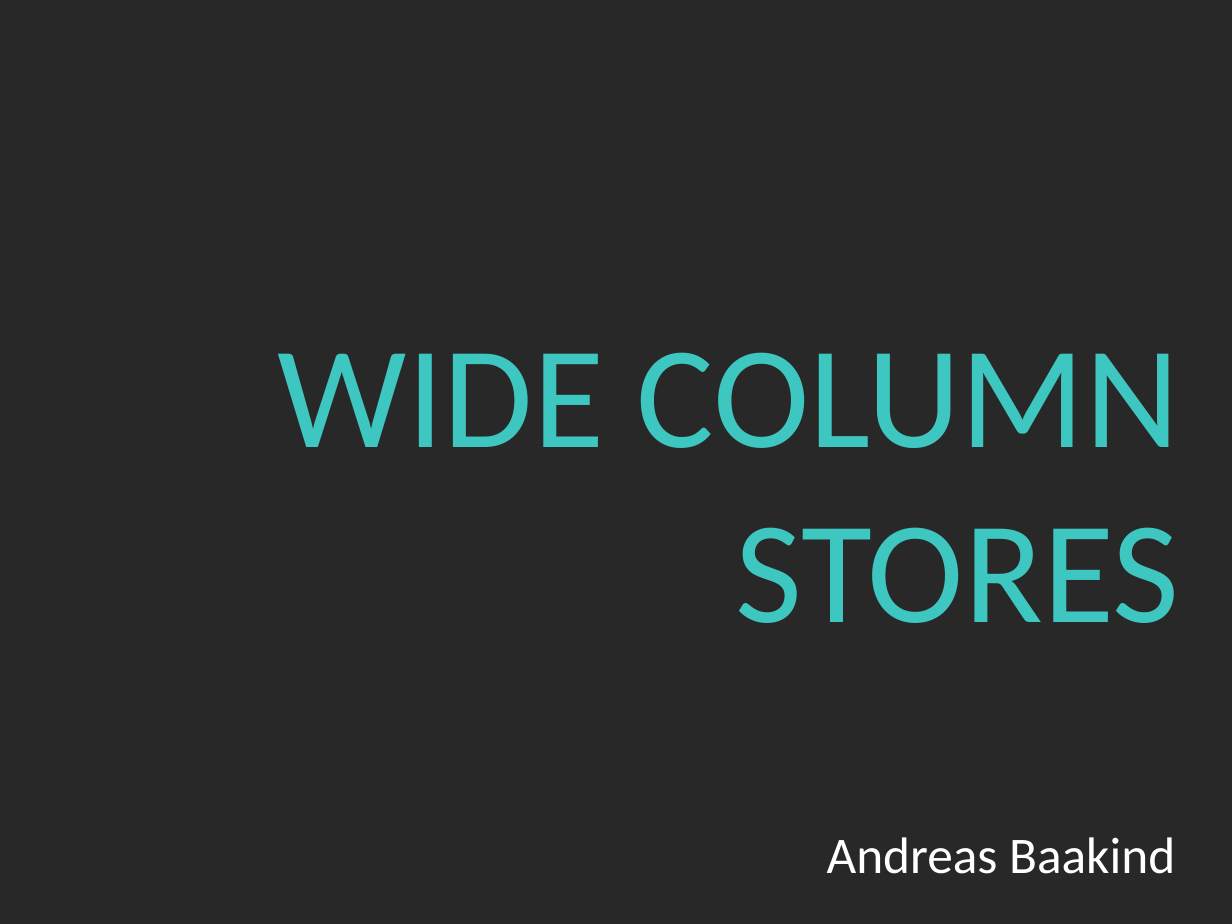
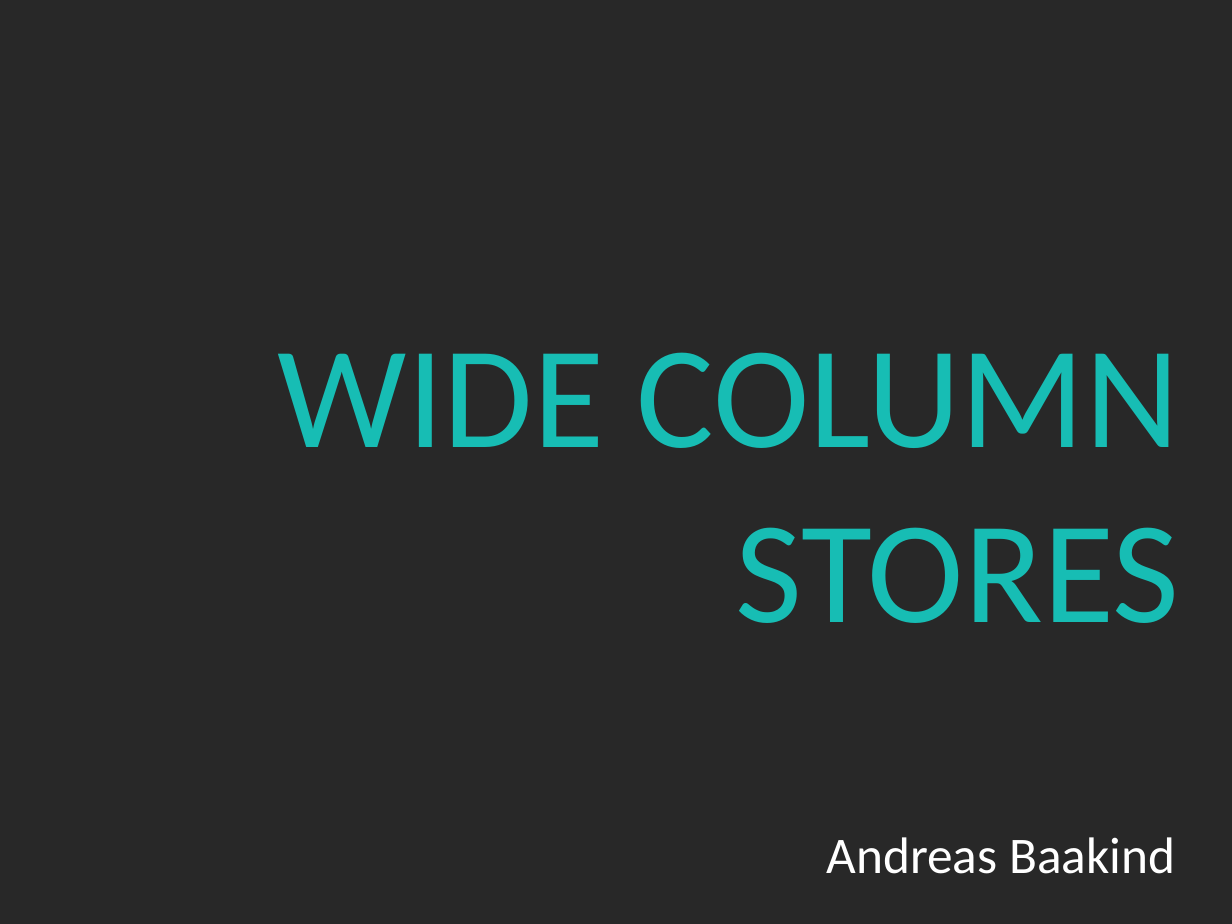
Before and after one commit to bekkopen/databasekurs, a slide deck: slide 1 of wide-column-stores.pptx. Drawn at 1232x924 pixels with LibreOffice and Linux fonts; fonts in the diff are those of the drawing. Boxes give left, top, right and bottom in pixels: in the first picture for what was removed or moved away, otherwise in the second. Text is boxed around its words. In the diff, an @@ line names an element or a change of style, - is before the commit and + after.

Commit message:
First draft of intro to column stores and the very beginning of wide column stores

```diff
--- a/wide-column-stores.pptx
+++ b/wide-column-stores.pptx
@@ text "WIDE COLUMN STORES" at [278, 352, 1179, 623]: text colour #3EC7C0 to #17BDB4 @@
```
Also in this commit, not shown: 8 slides added.
